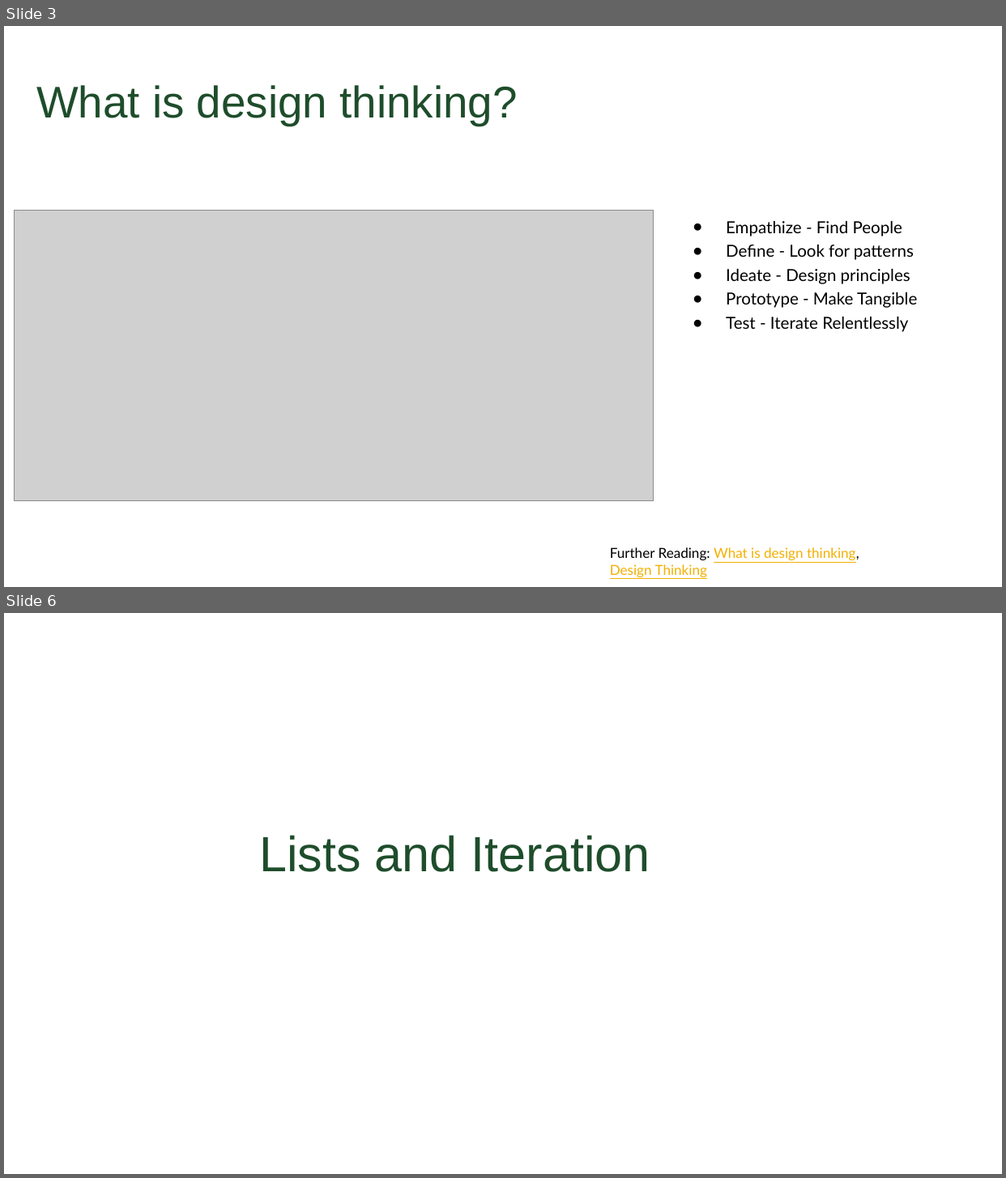
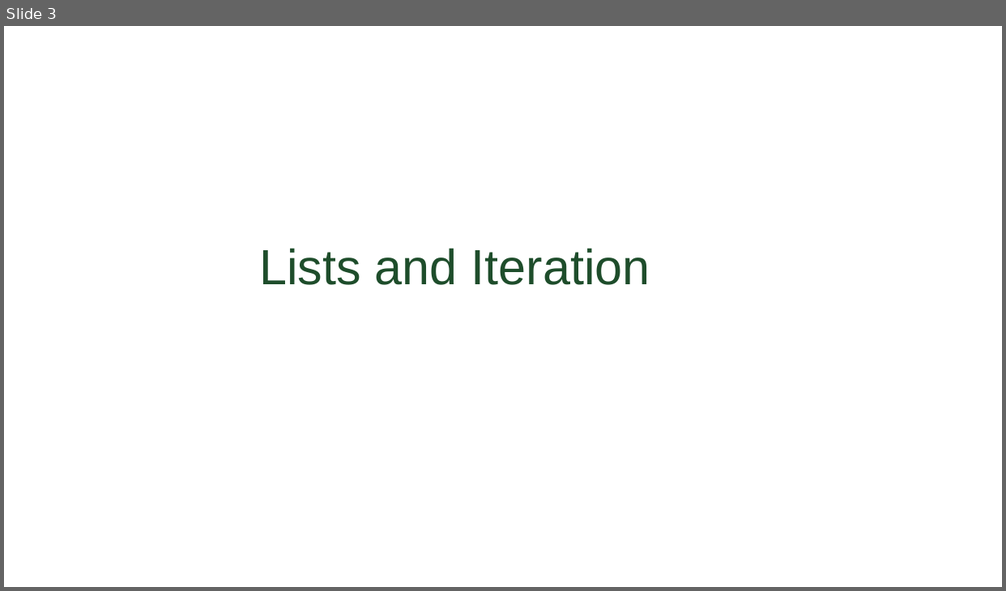
Before and after one commit to CSU-CS150B/handouts, a slide deck: Slides/On-Campus/06_01_ListsAndLoops.pptx. Shown one above the other, each under a label of ours: slides 3 and 6 before the commit, slide 3 after it; the slides between them are not shown. The pictures are 1006x1178 and 1006x591 pixels, drawn with LibreOffice and Linux fonts; fonts in the diff are those of the drawing; grey boxes stand for pictures; background and template pictures are left out. Boxes give left, top, right and bottom in pixels: in the first picture for what was removed or moved away, otherwise in the second. Text is boxed around its words. In the diff, an @@ line names an element or a change of style, - is before the commit and + after.

```diff
--- a/Slides/On-Campus/06_01_ListsAndLoops.pptx
+++ b/Slides/On-Campus/06_01_ListsAndLoops.pptx
@@ slide 3 removed at (4,26,1002,587), background #FFFFFF @@
@@ title removed at (36,85,517,126) @@
-What is design thinking?
@@ picture removed at (14,210,653,501) @@
@@ text removed at (726,221,917,332) @@
-● Empathize - Find People
-● Define - Look for patterns
-● Ideate - Design principles
-● Prototype - Make Tangible
-● Test - Iterate Relentlessly
@@ text removed at (610,548,859,578) @@
-Further Reading: What is design thinking,
-Design Thinking
@@ what was slide 6 is now slide 3 @@
```
Also in this commit, not shown: 1 slide added, 3 other slides removed, 2 other files.
